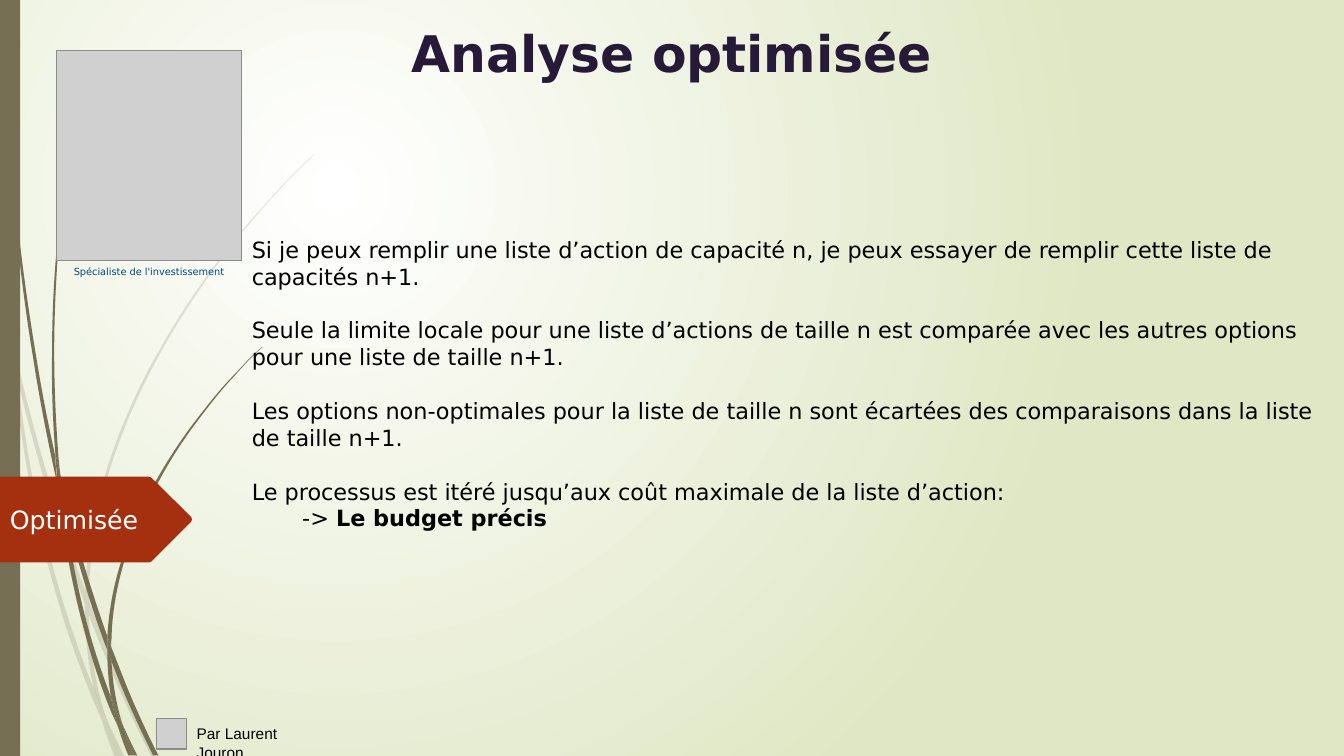
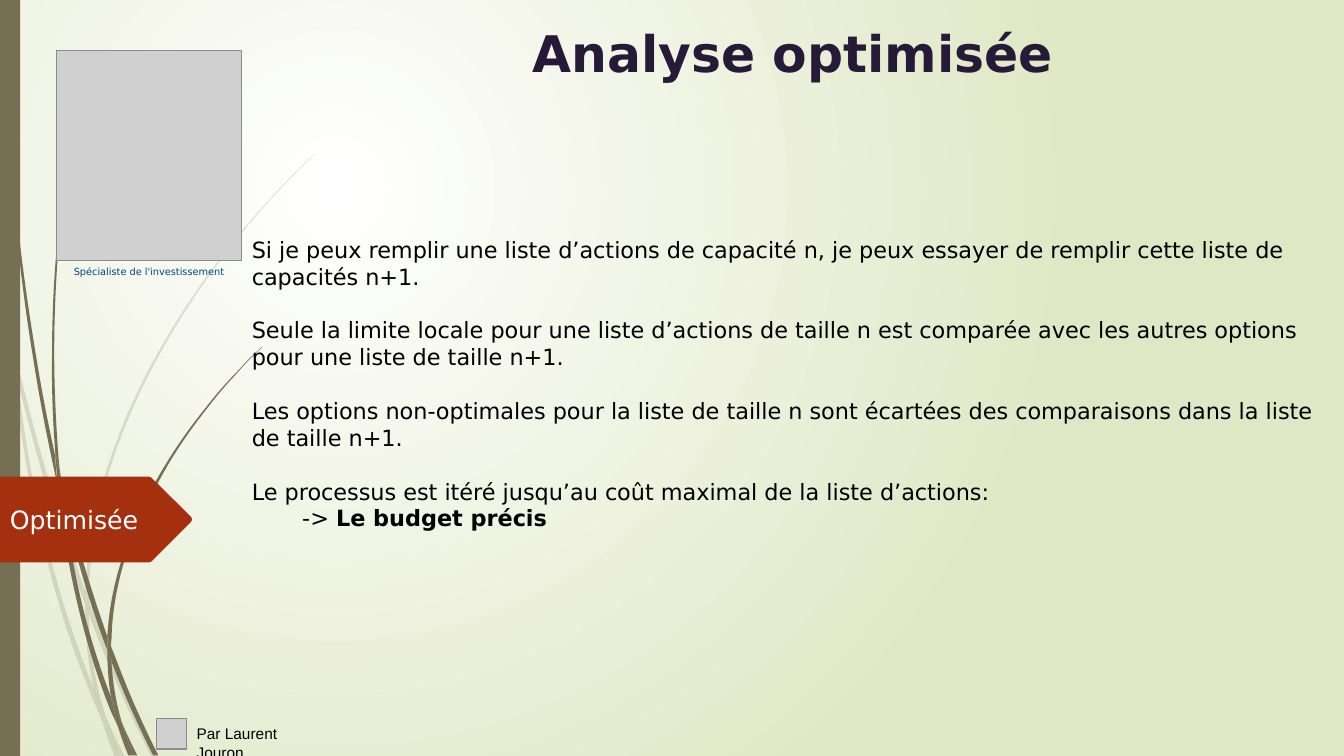
Before and after one commit to LaurentJouron/Python_algo_invest_trade, a slide deck: slide 10 of pptx/algo invest.pptx (slide 12 before the commit). Drawn at 1344x756 pixels with LibreOffice and Linux fonts; fonts in the diff are those of the drawing; grey boxes stand for pictures. Boxes give left, top, right and bottom in pixels: in the first picture for what was removed or moved away, otherwise in the second. Text is boxed around its words. In the diff, an @@ line names an element or a change of style, - is before the commit and + after.

```diff
--- a/pptx/algo invest.pptx
+++ b/pptx/algo invest.pptx
@@ text "Analyse optimisée": place and size @@
-text "Analyse optimisée" at box(411, 31, 932, 83)
+text "Analyse optimisée" at box(532, 31, 1053, 83)
@@ text at box(252, 240, 1283, 290): text changed @@
-Si je peux remplir une liste d’action de capacité n, je peux essayer de remplir cette liste de capacités n+1.
+Si je peux remplir une liste d’actions de capacité n, je peux essayer de remplir cette liste de capacités n+1.
@@ text at box(252, 482, 989, 505): text changed @@
-Le processus est itéré jusqu’aux coût maximale de la liste d’action:
+Le processus est itéré jusqu’au coût maximal de la liste d’actions:
```
Also in this commit, not shown: 10 other slides changed, 3 slides added, 6 slides removed, 10 other files.
